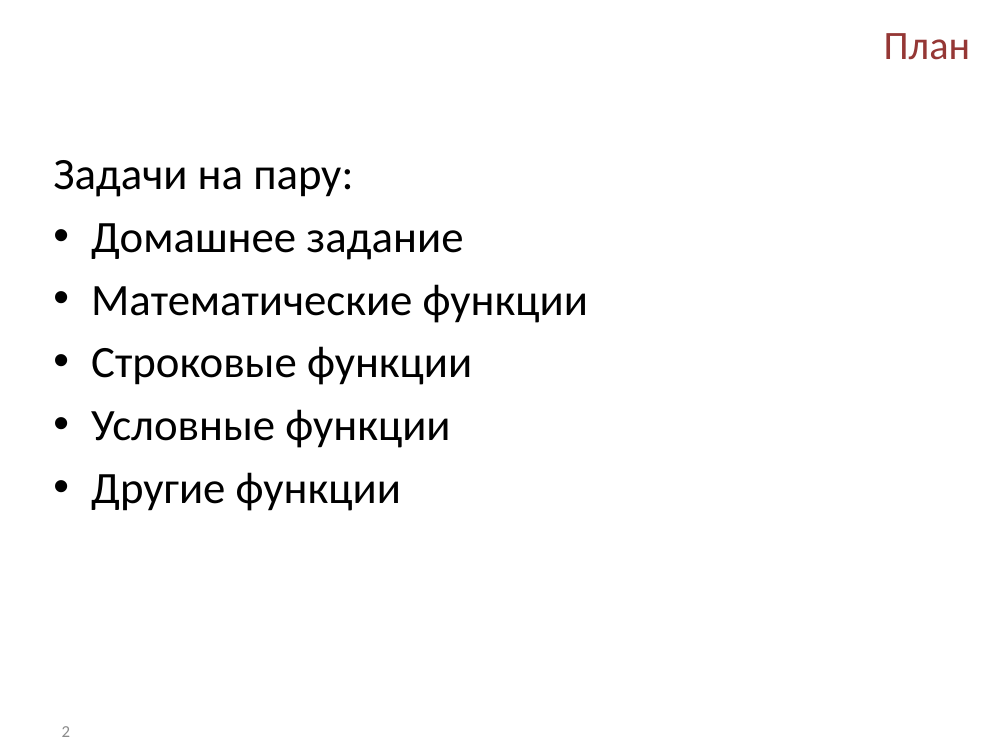
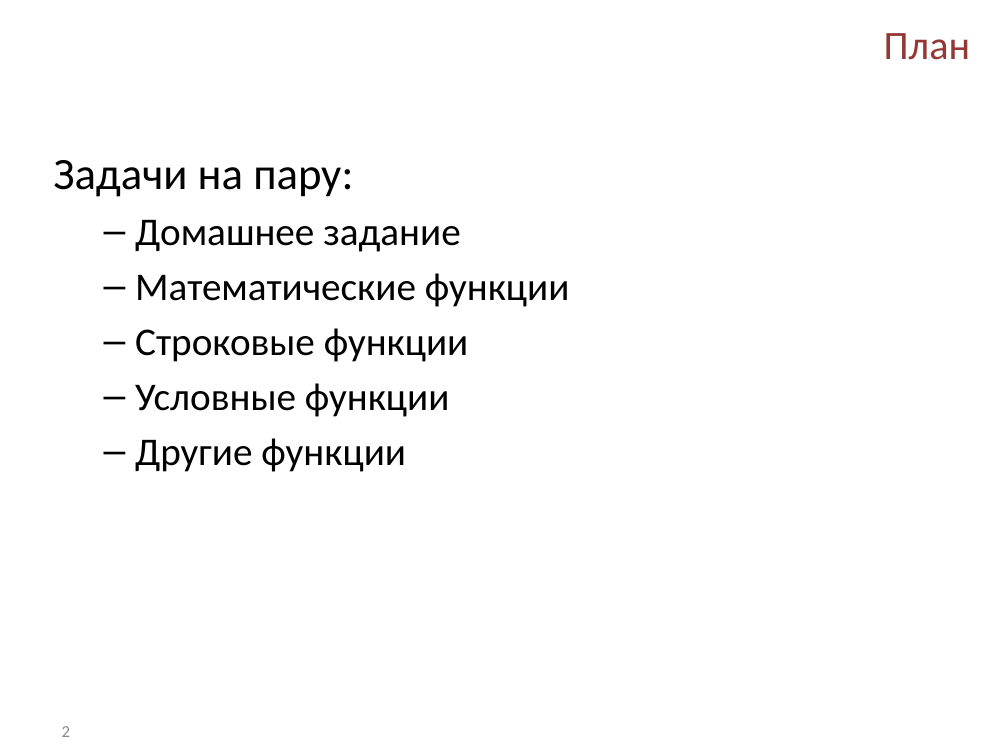
Before and after one commit to Kriger/DBaNT, a slide deck: slide 2 of Presentations/Lab_5_Functions.pptx. Drawn at 1008x756 pixels with LibreOffice and Linux fonts; fonts in the diff are those of the drawing; background and template pictures are left out. Boxes give left, top, right and bottom in pixels: in the first picture for what was removed or moved away, otherwise in the second. Text is boxed around its words. In the diff, an @@ line names an element or a change of style, - is before the commit and + after.

```diff
--- a/Presentations/Lab_5_Functions.pptx
+++ b/Presentations/Lab_5_Functions.pptx
@@ text at [135,220,570,472]: size 32 to 28 pt in "Домашнее задание", "Математические функции", "Строковые функции", "Условные функции" and 1 more places; bullet • to –; list level 1 to 2 in "Домашнее задание"; list level 1 to 2 in "Математические функции"; list level 1 to 2 in "Строковые функции"; list level 1 to 2 in "Условные функции"; list level 1 to 2 in "Другие функции" @@
```
Also in this commit, not shown: 5 other files.
